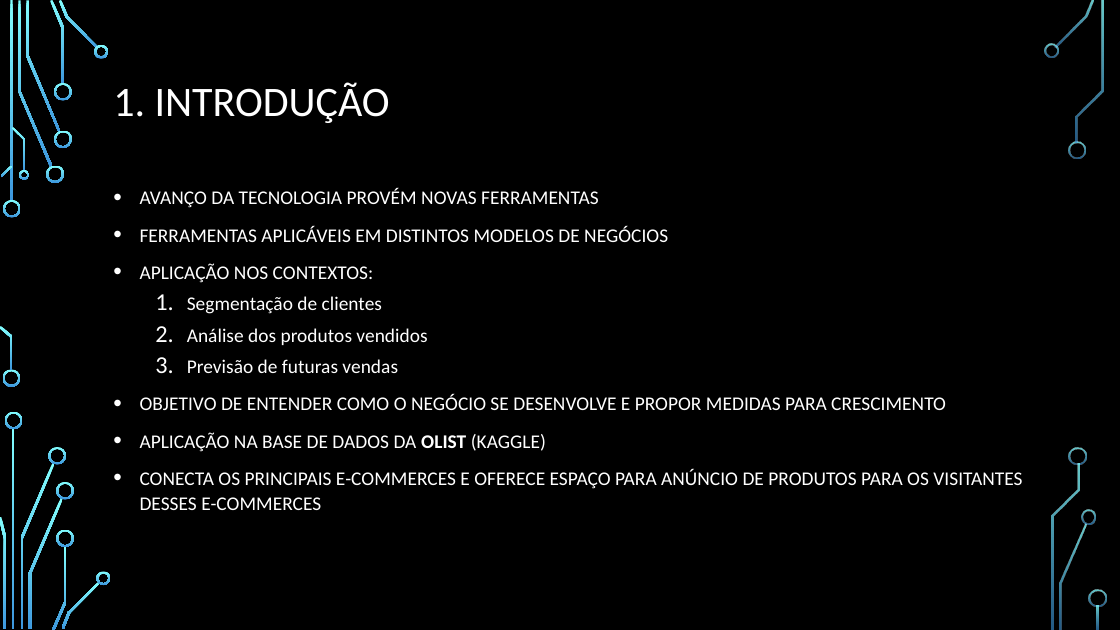
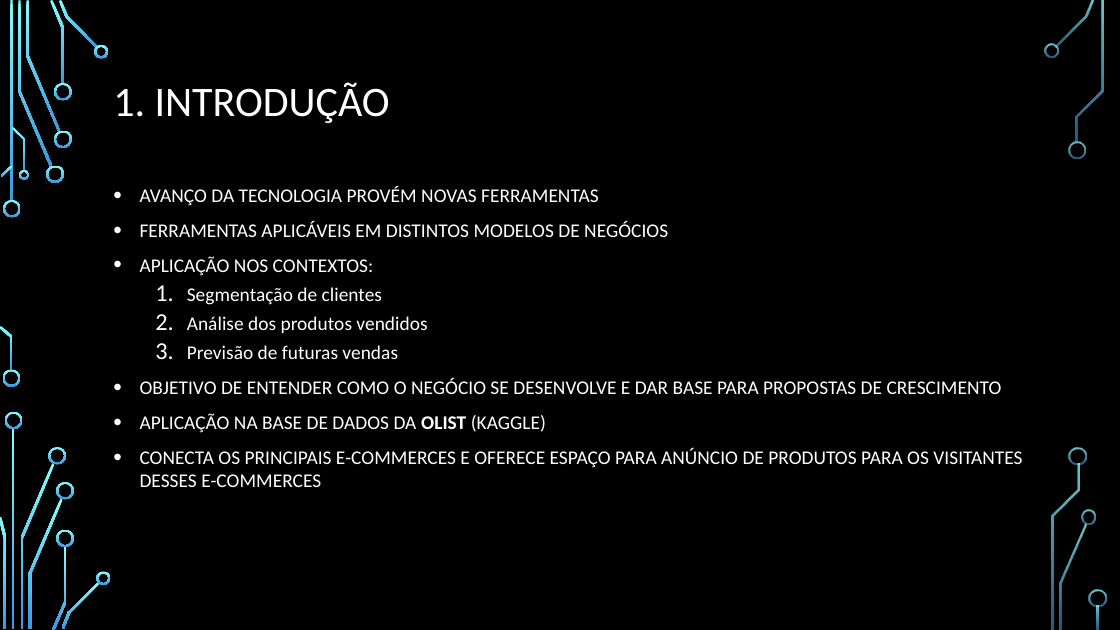
Before and after one commit to smalvar/olist-e-commerce, a slide deck: slide 3 of apresentacao/Apresentacao.pptx. Drawn at 1120x630 pixels with LibreOffice and Linux fonts; fonts in the diff are those of the drawing; background and template pictures are left out. Boxes give left, top, right and bottom in pixels: in the first picture for what was removed or moved away, otherwise in the second. Text is boxed around its words. In the diff, an @@ line names an element or a change of style, - is before the commit and + after.

Commit message:
Edit introduction slide

```diff
--- a/apresentacao/Apresentacao.pptx
+++ b/apresentacao/Apresentacao.pptx
@@ text at [140, 186, 1022, 487]: line spacing 1.1 to 1 @@
@@ text at [140, 378, 1002, 394]: text changed @@
-• OBJETIVO DE ENTENDER COMO O NEGÓCIO SE DESENVOLVE E PROPOR MEDIDAS PARA CRESCIMENTO
+• OBJETIVO DE ENTENDER COMO O NEGÓCIO SE DESENVOLVE E DAR BASE PARA PROPOSTAS DE CRESCIMENTO
```
